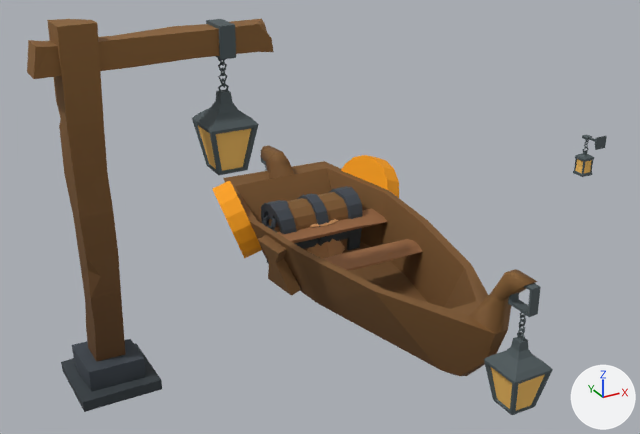
The FBX model Assets/3D Models/NewAssets/BoatLevel1_Seperated.fbx as it was, and as the next commit left it.
One viewpoint serves both versions: a camera (50 mm lens) standing at (-3.22, -5.16, 3.45) and looking at (-0.23, 0.27, 0.73). Arrows for +X, +Y and +Z are at lower right; the lights stay in place. Where no turn or scale is listed for an object, it has been applied to the vertices.

In view in the first picture: 'Bag', 'Chest_01', 'LanternFront', 'LanternFront.001', 'Lantern_01', 'Lantern_02'.
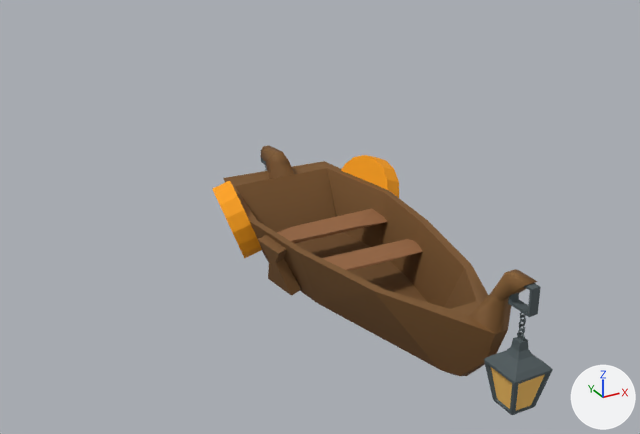
Commit message: now fr its ok

Edits to the scene script, one JSON object a line:
```json
{"op": "remove", "block": "ob_chest_01", "code": ["ob_chest_01 = bpy.data.objects.new('Chest_01', me_cube_019)", "ob_chest_01.location = (-0.004, 0.827, 0.04)"]}
{"op": "remove", "block": "ob_lantern_01", "code": ["ob_lantern_01 = bpy.data.objects.new('Lantern_01', me_cube_197)", "ob_lantern_01.location = (3.707, 1.449, -0.035)"]}
{"op": "remove", "block": "ob_lantern_02", "code": ["ob_lantern_02 = bpy.data.objects.new('Lantern_02', me_cube_015)", "ob_lantern_02.location = (-2.0, 0.0, 0.0)"]}
{"op": "remove", "block": "ob_bag", "code": ["ob_bag = bpy.data.objects.new('Bag', me_cylinder_002)", "ob_bag.location = (0.01, 0.789, 0.033)"]}
```

Location of each change, [x1, y1, x2, y2] in pixels of the pictures (640 x 434 px):
```json
{"object": "Lantern_02", "change": "deleted", "before": [27, 19, 274, 412], "on screen": "brown"}
{"object": "Chest_01", "change": "deleted", "before": [261, 186, 362, 264]}
{"object": "Lantern_01", "change": "deleted", "before": [573, 135, 607, 177]}
{"object": "Bag", "change": "deleted", "before": [307, 219, 345, 258], "on screen": "brown"}
```
